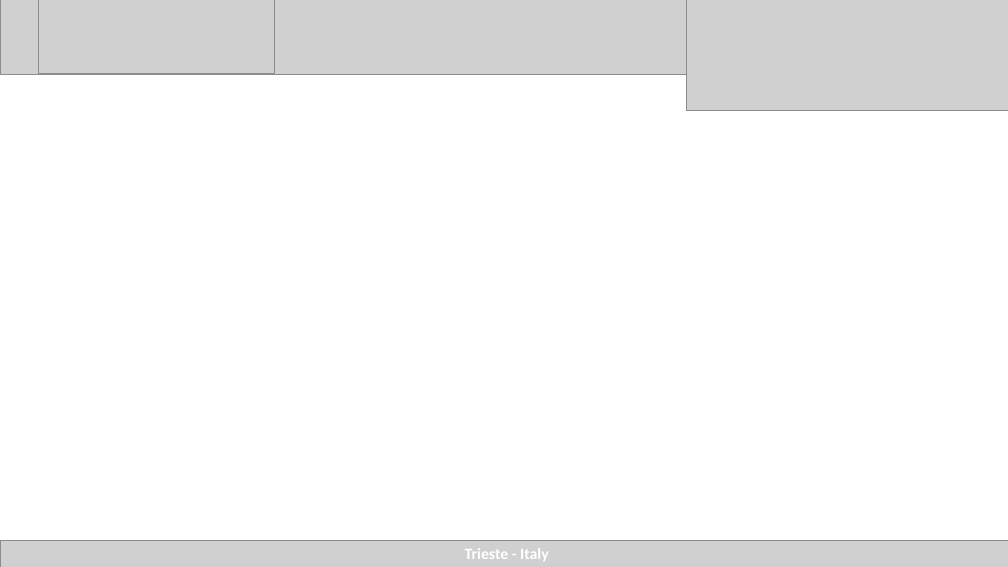
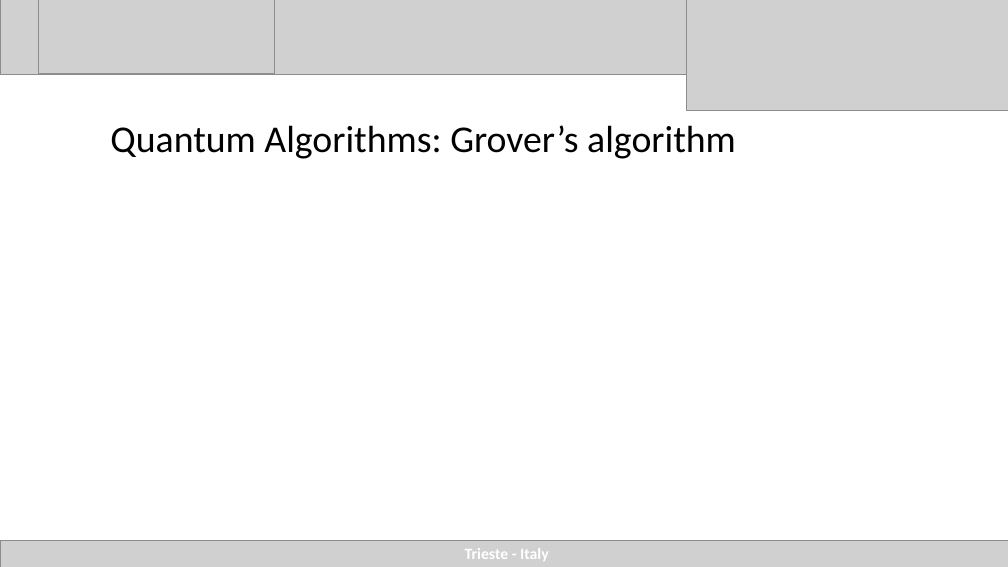
Before and after one commit to agustinsilva447/FPGA, a slide deck: slide 37 of presentacion/presentacion_final/quantum ictp.pptx (slide 33 before the commit). Drawn at 1008x567 pixels with LibreOffice and Linux fonts; fonts in the diff are those of the drawing; grey boxes stand for pictures. Boxes give left, top, right and bottom in pixels: in the first picture for what was removed or moved away, otherwise in the second. Text is boxed around its words. In the diff, an @@ line names an element or a change of style, - is before the commit and + after.

Commit message:
quantum presentation

```diff
--- a/presentacion/presentacion_final/quantum ictp.pptx
+++ b/presentacion/presentacion_final/quantum ictp.pptx
@@ title added at [110,125,736,159], 36 pt, text #000000 @@
+Quantum Algorithms: Grover’s algorithm
```
Also in this commit, not shown: 16 other slides changed, 8 slides added, 3 slides removed, 1 other file.
